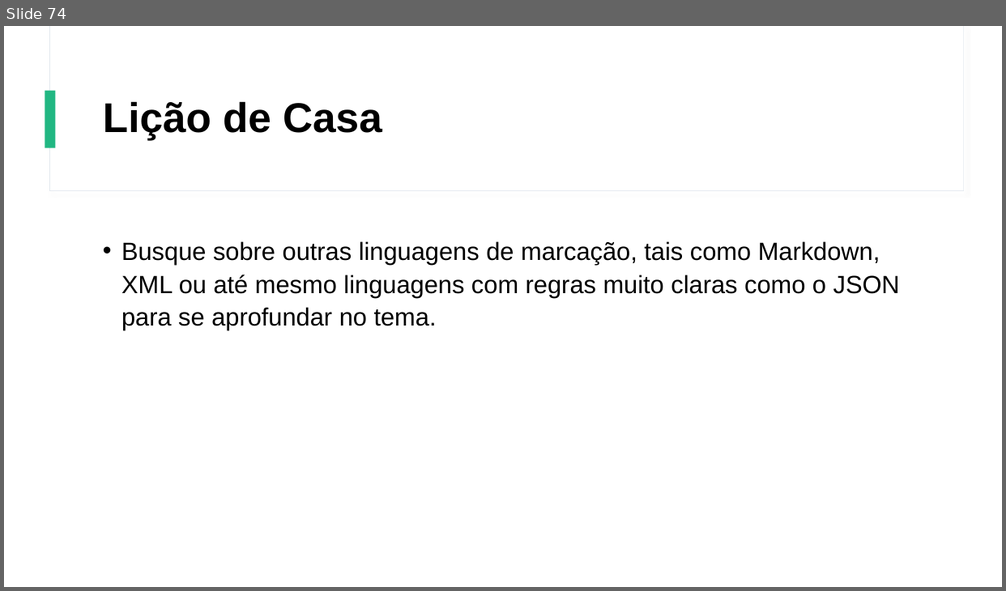
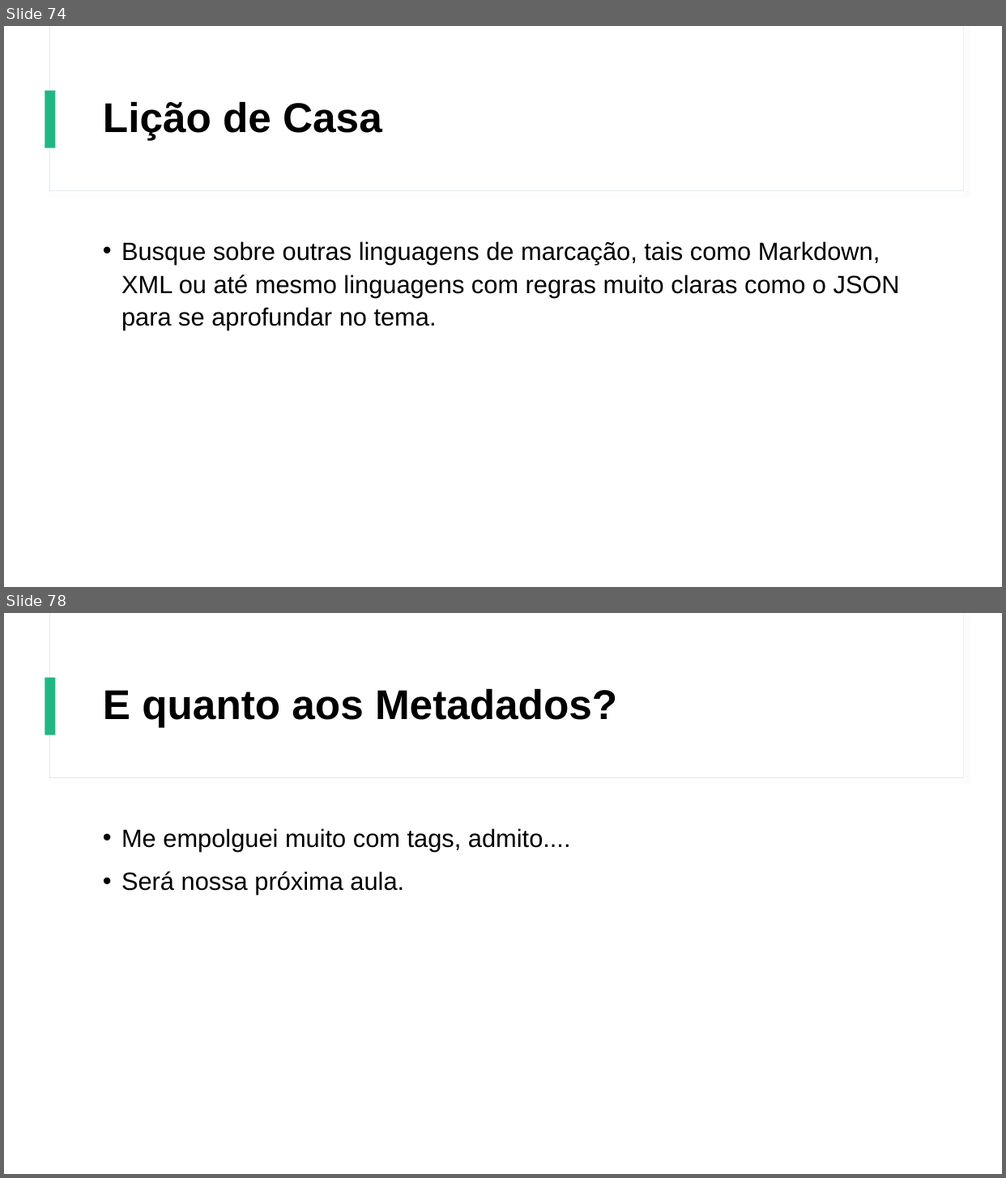
Before and after one commit to Gustavo6401/CursoHTMLCSS, a slide deck: Power Point/Curso de HTML e CSS.pptx. Shown one above the other, each under a label of ours: slide 74 before the commit, slides 74 and 78 after it; the slides between them are not shown. The pictures are 1006x591 and 1006x1178 pixels, drawn with LibreOffice and Linux fonts; fonts in the diff are those of the drawing. Boxes give left, top, right and bottom in pixels: in the first picture for what was removed or moved away, otherwise in the second. Text is boxed around its words. In the diff, an @@ line names an element or a change of style, - is before the commit and + after.

Commit message:
Aula Sobre Metadados

```diff
--- a/Power Point/Curso de HTML e CSS.pptx
+++ b/Power Point/Curso de HTML e CSS.pptx
@@ slide 78 added at box(4, 613, 1002, 1174), background #FFFFFF; not listed: 3 template elements that a slide beside it also shows @@
@@ title added at box(103, 688, 617, 727), 40 pt, text #000000, bold @@
+E quanto aos Metadados?
@@ text added at box(121, 828, 571, 895), 24 pt, text #000000 @@
+• Me empolguei muito com tags, admito....
+• Será nossa próxima aula.
```
Also in this commit, not shown: 21 other slides added, 3 other files.
